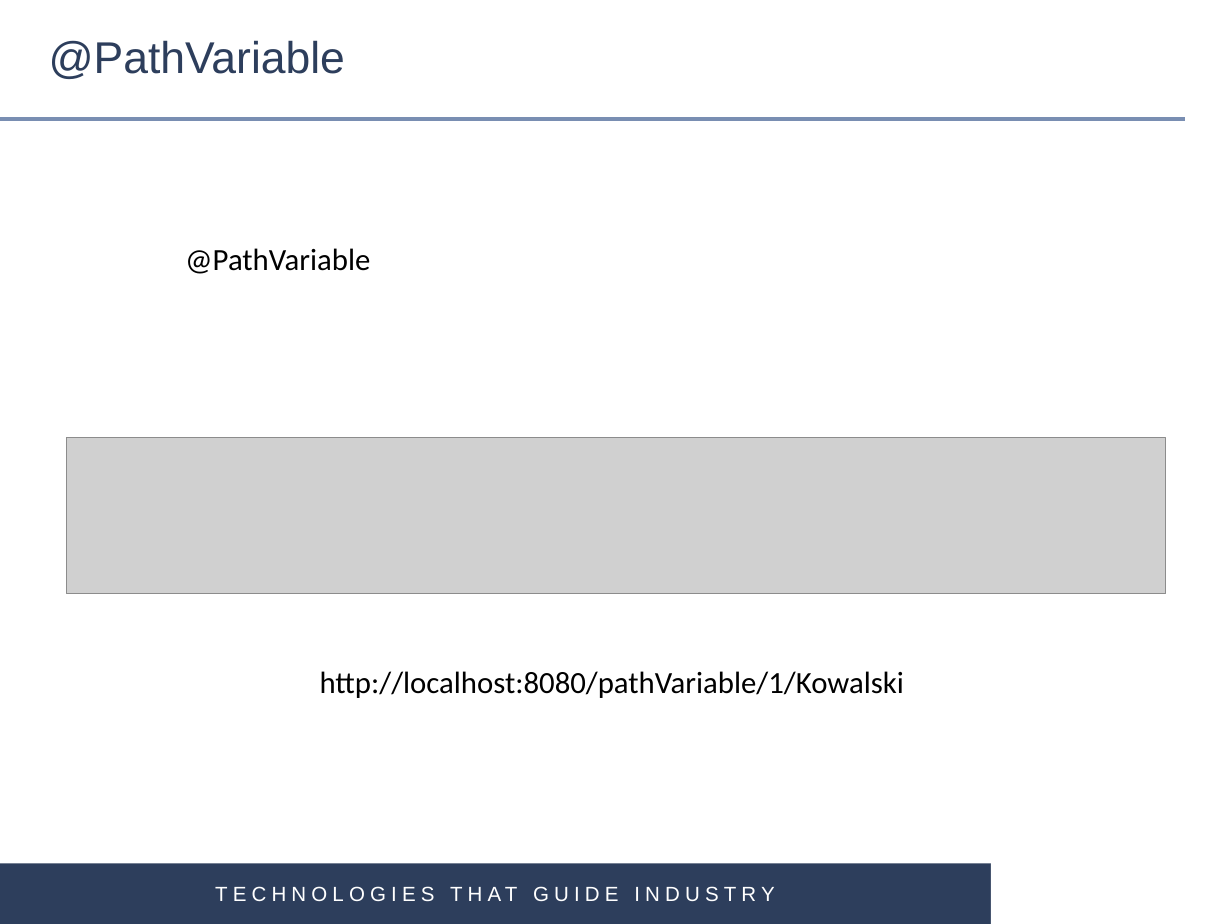
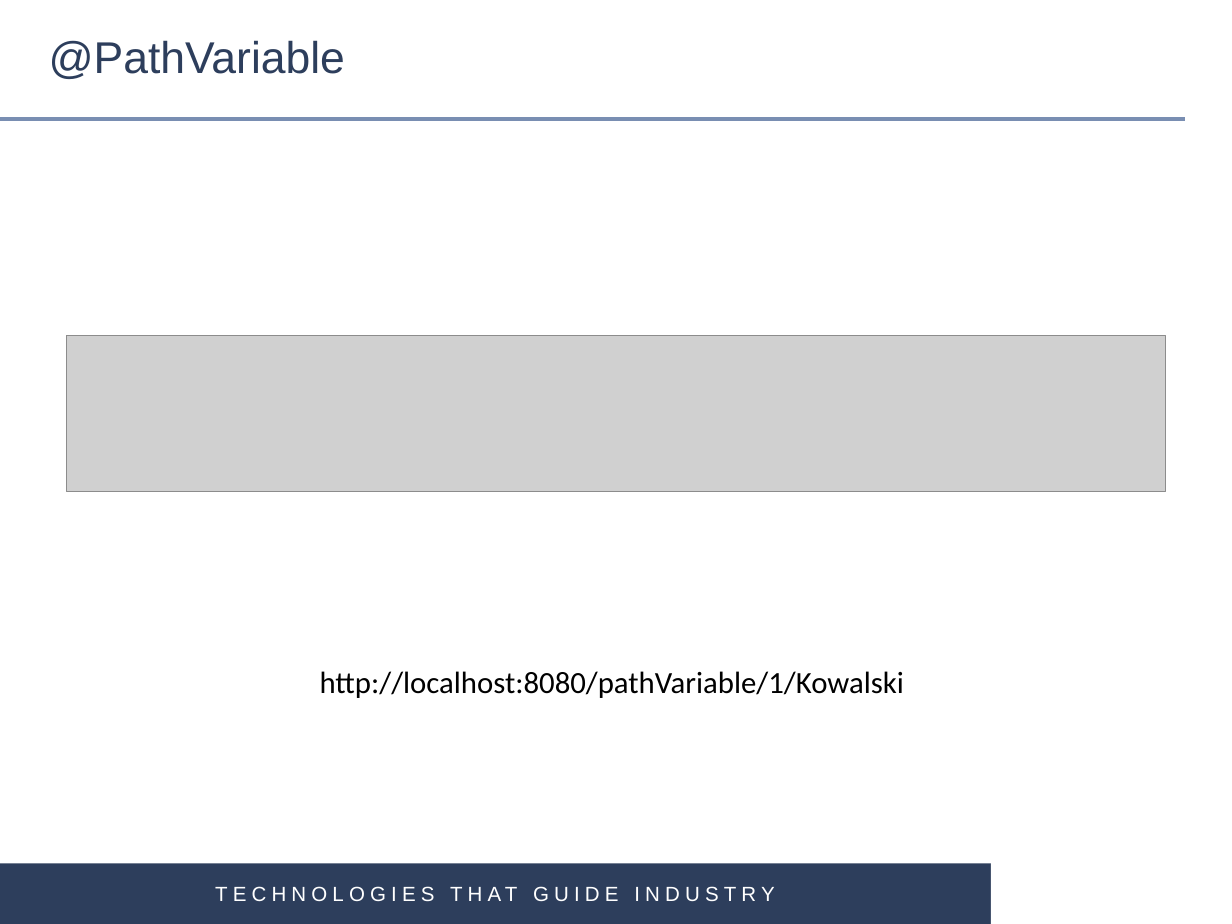
Before and after one commit to gardian91/SPRING_MVC-PSK, a slide deck: slide 11 of Spring MVC.pptx. Drawn at 1232x924 pixels with LibreOffice and Linux fonts; fonts in the diff are those of the drawing; grey boxes stand for pictures; background and template pictures are left out. Boxes give left, top, right and bottom in pixels: in the first picture for what was removed or moved away, otherwise in the second. Text is boxed around its words. In the diff, an @@ line names an element or a change of style, - is before the commit and + after.

```diff
--- a/Spring MVC.pptx
+++ b/Spring MVC.pptx
@@ text removed at [185, 248, 370, 274] @@
-@PathVariable
@@ picture: place and size @@
-picture at [67, 437, 1165, 594]
+picture at [67, 335, 1165, 492]
```
Also in this commit, not shown: 5 other slides changed, 1 slide added.
